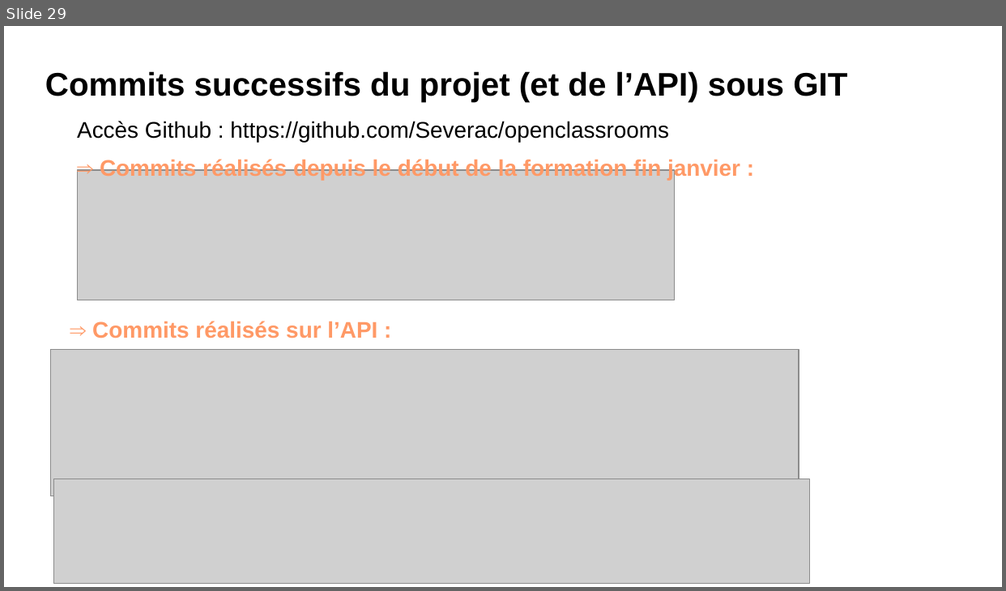
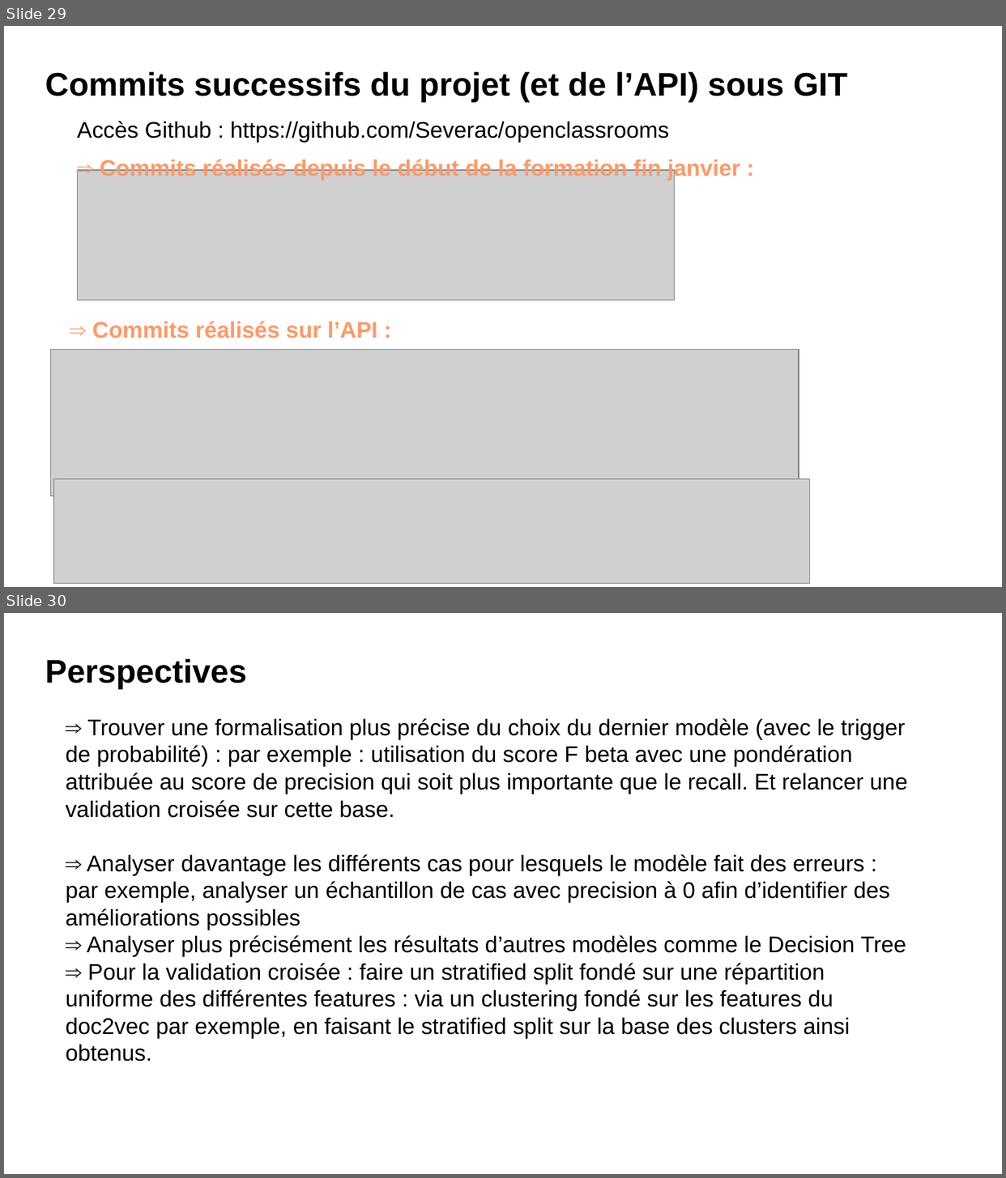
Before and after one commit to Severac/openclassrooms, a slide deck: PJ6/Presentation/PJ6_Presentation.odp. Shown one above the other, each under a label of ours: slide 29 before the commit, slides 29 and 30 after it. The pictures are 1006x591 and 1006x1178 pixels, drawn with LibreOffice and Linux fonts; fonts in the diff are those of the drawing; grey boxes stand for pictures. Boxes give left, top, right and bottom in pixels: in the first picture for what was removed or moved away, otherwise in the second. Text is boxed around its words. In the diff, an @@ line names an element or a change of style, - is before the commit and + after.

Commit message:
PJ6: màj rapport et présentation (ajout perspectives), derniers cleans notebook modelisation

```diff
--- a/PJ6/Presentation/PJ6_Presentation.odp
+++ b/PJ6/Presentation/PJ6_Presentation.odp
@@ slide 30 added at [4, 613, 1002, 1174], background #FFFFFF @@
@@ text added at [45, 658, 247, 689], 26 pt, text #000000, bold @@
+Perspectives
@@ text added at [66, 718, 908, 1062], 18 pt, text #000000 @@
+⇒ Trouver une formalisation plus précise du choix du dernier modèle (avec le trigger de probabilité) : par exemple : utilisation du score F beta avec une pondération attribuée au score de precision qui soit plus importante que le recall. Et relancer une validation croisée sur cette base.
+⇒ Analyser davantage les différents cas pour lesquels le modèle fait des erreurs : par exemple, analyser un échantillon de cas avec precision à 0 afin d’identifier des améliorations possibles
+⇒ Analyser plus précisément les résultats d’autres modèles comme le Decision Tree
+⇒ Pour la validation croisée : faire un stratified split fondé sur une répartition uniforme des différentes features : via un clustering fondé sur les features du doc2vec par exemple, en faisant le stratified split sur la base des clusters ainsi obtenus.
```
Also in this commit, not shown: 1 other slide added, 6 other files.
